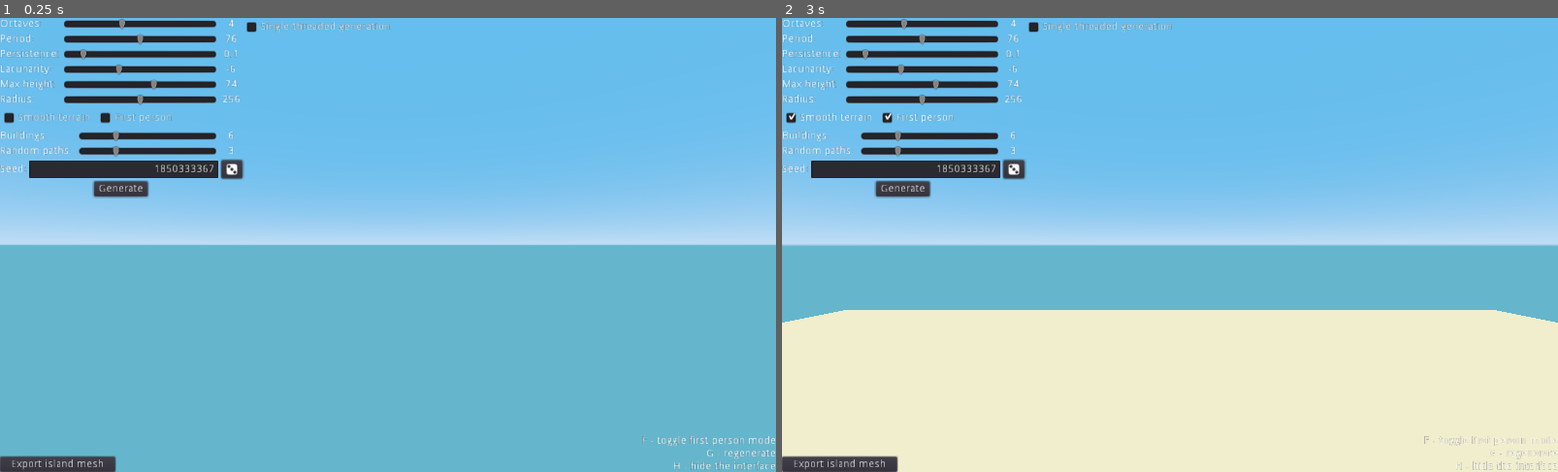
Above: before the commit, frames 1-2 (left to right).
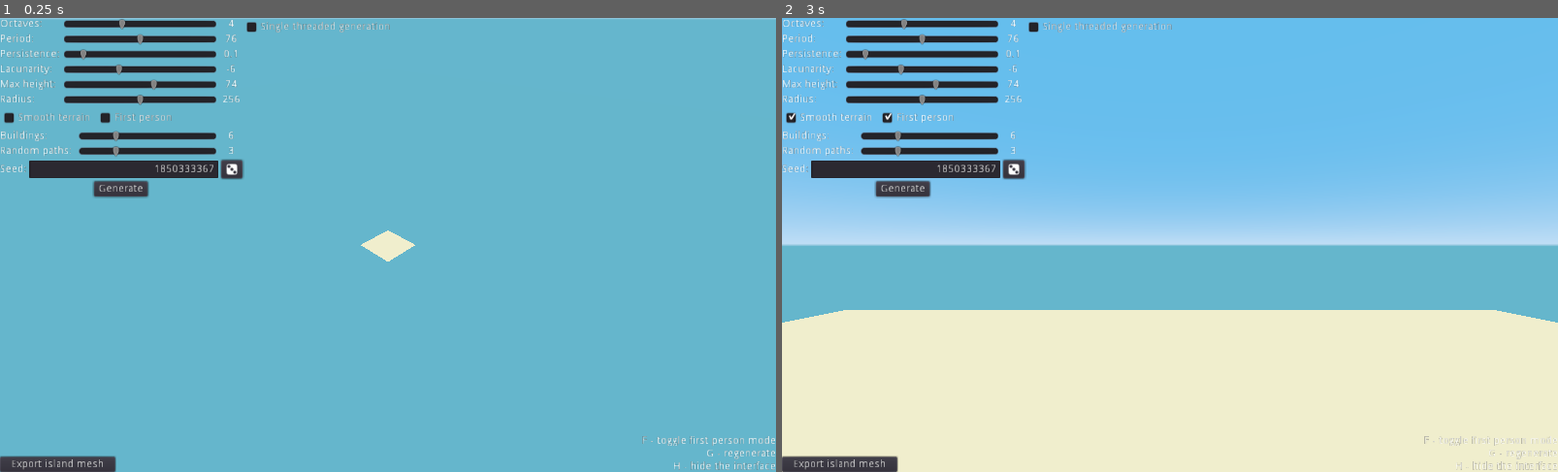
Above: after the commit, the same moments.

Repository: dewolen/PJ21-Island-generator
Game: Godot game, scene res://scenes/Main.tscn
The game is run twice, just before and just after one commit, with the same random seed, the same clock (stepped at 60 frames per second) and the same inputs.
Inputs:
- Up to frame 1 (0.25 s): no input
- Up to frame 2 (3 s): click "Single threaded generation" at 0.5 s; click "Single threaded generation" at 1.25 s; click "Smooth terrain" at 2 s; click "First person" at 2.75 s

The runs differ from the first frame. In frame 1, 46% of the frame differs, in the area x 0-100%, y 0-54%; in frame 2, nothing differs.

Commit message:
Implement slow island mesh export

Diff:
--- a/godot/scenes/IslandExporter.tscn
+++ b/godot/scenes/IslandExporter.tscn
@@ -8,10 +8,10 @@
 anchor_top = 0.5
 anchor_right = 0.5
 anchor_bottom = 0.5
-margin_left = -271.0
-margin_top = -162.0
-margin_right = 271.0
-margin_bottom = 162.0
+margin_left = -178.0
+margin_top = -84.0
+margin_right = 178.0
+margin_bottom = 84.0
 window_title = "Export island mesh"
 script = ExtResource( 1 )
 
@@ -23,20 +23,54 @@
 margin_right = -5.0
 margin_bottom = -5.0
 
-[node name="Label" type="Label" parent="VBC"]
-margin_top = 138.0
-margin_right = 532.0
-margin_bottom = 152.0
+[node name="InfoLabel" type="Label" parent="VBC"]
+margin_top = 51.0
+margin_right = 346.0
+margin_bottom = 82.0
 size_flags_vertical = 6
-text = "Not yet implemented"
+text = "Export the island as a mesh in the OBJ file format
+Choose the save directory"
 align = 1
+autowrap = true
+
+[node name="ExportProgressBar" type="ProgressBar" parent="VBC"]
+visible = false
+margin_top = 120.0
+margin_right = 346.0
+margin_bottom = 134.0
+max_value = 1.0
+
+[node name="OpenDirectoryButton" type="Button" parent="VBC"]
+visible = false
+margin_left = 96.0
+margin_top = 114.0
+margin_right = 249.0
+margin_bottom = 134.0
+size_flags_horizontal = 6
+size_flags_vertical = 8
+text = "Open export directory"
 
 [node name="ExportButton" type="Button" parent="VBC"]
-margin_left = 240.0
-margin_top = 294.0
-margin_right = 292.0
-margin_bottom = 314.0
+margin_left = 77.0
+margin_top = 138.0
+margin_right = 269.0
+margin_bottom = 158.0
 size_flags_horizontal = 6
 size_flags_vertical = 8
-disabled = true
-text = "Export"
+text = "Choose directory and export"
+
+[node name="FileDialog" type="FileDialog" parent="."]
+margin_left = 662.0
+margin_top = -3.0
+margin_right = 1121.0
+margin_bottom = 285.0
+window_title = "Choose the save directory"
+resizable = true
+mode_overrides_title = false
+mode = 2
+access = 2
+
+[connection signal="about_to_show" from="." to="." method="_on_IslandExporter_about_to_show"]
+[connection signal="pressed" from="VBC/OpenDirectoryButton" to="." method="_on_OpenDirectoryButton_pressed"]
+[connection signal="pressed" from="VBC/ExportButton" to="." method="_on_ExportButton_pressed"]
+[connection signal="dir_selected" from="FileDialog" to="." method="_on_FileDialog_dir_selected"]
--- a/godot/scenes/Main.tscn
+++ b/godot/scenes/Main.tscn
@@ -35,6 +35,7 @@
 }
 
 [node name="OrbitingCamera" parent="." instance=ExtResource( 1 )]
+transform = Transform( 0.707107, -0.40558, 0.579228, 0, 0.819152, 0.573576, -0.707107, -0.40558, 0.579228, 0, 0, 0 )
 camera_distance = 50.0
 
 [node name="Water" type="MeshInstance" parent="."]
--- a/godot/scripts/island_exporter.gd
+++ b/godot/scripts/island_exporter.gd
@@ -1 +1,308 @@
 extends WindowDialog
+
+
+var object_name := "Island"
+var mesh: Mesh = null
+
+var _objcont := "" #.obj content
+var _matcont := "" #.mat content
+var _default_message: String # default message in the InfoLabel
+var _export_directory: String
+
+onready var file_dialog := $FileDialog
+onready var info_label := $VBC/InfoLabel
+onready var open_directory_button := $VBC/OpenDirectoryButton
+onready var export_progress_bar := $VBC/ExportProgressBar
+
+
+func _ready() -> void:
+	_default_message = info_label.text
+	open_directory_button.hide()
+
+
+func _on_ExportButton_pressed() -> void:
+#	file_dialog.add_filter("*.obj; Wavefront File")
+	file_dialog.popup_centered()
+
+
+func _on_OpenDirectoryButton_pressed() -> void:
+	if not _export_directory:
+		return
+	OS.shell_open(_export_directory)
+
+
+func _on_FileDialog_dir_selected(path: String) -> void:
+	var time_dict := Time.get_datetime_dict_from_system()
+	var folder_name := "island_export_{day}{month}{year}_{hour}{minute}{second}" \
+		.format(time_dict)
+	var full_folder_path := path.plus_file(folder_name)
+
+	var meshes_container = get_tree().current_scene.get_node("TerrainMeshes")
+	if not meshes_container is Node:
+		return
+
+	if meshes_container.get_child_count() == 0 \
+	or meshes_container.get_child(0).name == "PlaceholderIsland":
+		display_message("Generate an island first")
+		return
+
+	display_message("Exporting mesh to:\n[{path}]\n\nPlease wait" \
+		.format({"path": full_folder_path}))
+	yield(get_tree().create_timer(0.1), "timeout")
+
+	get_aggregate_mesh(meshes_container.get_children(), true)
+	generate_file_contents()
+
+
+
+	var err := export_files_to(full_folder_path)
+	if err:
+		display_message("Export failiure, error code: {err}\nPath: [{path}]" \
+			.format({"path": full_folder_path, "err": err}))
+		return
+
+	display_message("Mesh exported to:\n[{path}]" \
+		.format({"path": full_folder_path}))
+	display_open_export_directory_button(full_folder_path)
+
+
+func get_aggregate_mesh(mi_array: Array, use_node_transform := true) -> Mesh:
+	# creates a new mesh by connecting all given MeshInstance meshes
+
+	var meshes := []
+	var transforms := []
+	var surface_count := 0 # max surface count
+	for mi in mi_array:
+		if not mi is MeshInstance:
+			continue
+		if mi.name.begins_with("Seabed"):
+			continue
+		meshes.append(mi.mesh)
+		transforms.append(mi.global_transform)
+		surface_count = max(mi.mesh.get_surface_count(), surface_count)
+
+	var st := SurfaceTool.new()
+
+	st.begin(Mesh.PRIMITIVE_TRIANGLES)
+	for im in meshes.size():
+		# get surfaces and mesh info
+#		for t in mesh.get_surface_count():
+		var surface: Array = meshes[im].surface_get_arrays(0)
+		var verts: PoolVector3Array = surface[ArrayMesh.ARRAY_VERTEX]
+		var normals                 = surface[ArrayMesh.ARRAY_NORMAL]
+#		var tangents                = surface[ArrayMesh.ARRAY_TANGENT]
+		var colors                  = surface[ArrayMesh.ARRAY_COLOR]
+		var UVs                     = surface[ArrayMesh.ARRAY_TEX_UV]
+#		var UV2s                    = surface[ArrayMesh.ARRAY_TEX_UV2]
+#		var bones                   = surface[ArrayMesh.ARRAY_BONES]
+#		var weights                 = surface[ArrayMesh.ARRAY_WEIGHTS]
+#		var indices                 = surface[ArrayMesh.ARRAY_INDEX]
+
+		for iv in verts.size():
+			if normals:
+				st.add_normal(normals[iv])
+			if colors:
+				st.add_color(colors[iv])
+			if UVs:
+				st.add_uv(UVs[iv])
+			if use_node_transform:
+				st.add_vertex(transforms[im].xform(verts[iv]))
+			else:
+				st.add_vertex(verts[iv])
+
+	st.index()
+	return st.commit()
+
+
+func generate_file_contents() -> void:
+	# Based on a script by: mohammedzero43 (Xtremezero)
+	# https://github.com/xtremezero/CSGExport-Godot
+	if not mesh:
+		print("No mesh to export!")
+		return
+
+	# variables
+	_objcont = "" # .obj content
+	_matcont = "" # .mat content
+	var vertcount := 0
+
+	# OBJ Headers
+	_objcont += "# exported from island-generator by dewolen\n"
+	_objcont += "# dewolen.itch.io/island-generator\n"
+	_objcont += "mtllib " + object_name + ".mtl\n"
+	_objcont += "o " + object_name + "\n"
+
+	# blank material
+	var blank_material := SpatialMaterial.new()
+	blank_material.resource_name = "BlankMaterial"
+
+	# get surfaces and mesh info
+	for t in mesh.get_surface_count():
+		var surface := mesh.surface_get_arrays(t)
+		var verts: PoolVector3Array = surface[ArrayMesh.ARRAY_VERTEX]
+		var normals                 = surface[ArrayMesh.ARRAY_NORMAL]
+#		var tangents                = surface[ArrayMesh.ARRAY_TANGENT]
+#		var colors                  = surface[ArrayMesh.ARRAY_COLOR]
+		var UVs                     = surface[ArrayMesh.ARRAY_TEX_UV]
+#		var UV2s                    = surface[ArrayMesh.ARRAY_TEX_UV2]
+#		var bones                   = surface[ArrayMesh.ARRAY_BONES]
+#		var weights                 = surface[ArrayMesh.ARRAY_WEIGHTS]
+		var indices                 = surface[ArrayMesh.ARRAY_INDEX]
+
+		var mat: SpatialMaterial = mesh.surface_get_material(t)
+		if mat == null:
+			mat = blank_material
+
+		# add verticies
+		for v in verts:
+			_objcont += str("v ", v.x, " ", v.y, " ", v.z, "\n")
+
+		# add UVs
+		if UVs:
+			for uv in UVs:
+				_objcont += str("vt ", uv.x, " ", uv.y, "\n")
+		elif normals:
+			# normal data defined but no UV data, add three dummy UV coordinates
+			_objcont += "vt 0 0\nvt 0 0\nvt 0 0\n"
+
+		# add normals
+		if normals:
+			for n in normals:
+				_objcont += str("vn ", n.x, " ", n.y, " ", n.z, "\n")
+
+		# add surface
+		_objcont += "g surface" + str(t) + "\n"
+
+		# add material
+		_objcont += "usemtl " + str(mat) + "\n"
+
+		# add faces
+		if indices: # indexed array
+			var vstart     := 0
+			var vert_index := vstart
+			var uv_index   := 0
+			var n_index    := 0
+			if normals: # normals and maybe UVs:
+				for face in indices.size() / 3:
+					vert_index = vstart
+					if UVs: uv_index = vstart # UV data defined
+					n_index  = vstart
+					_objcont += str( # vertex_index/texture_index/normal_index
+						"f ", indices[vert_index]     + 1, "/", indices[uv_index]     + 1, "/", indices[n_index]     + 1,
+						" ",  indices[vert_index + 1] + 1, "/", indices[uv_index + 1] + 1, "/", indices[n_index + 1] + 1,
+						" ",  indices[vert_index + 2] + 1, "/", indices[uv_index + 2] + 1, "/", indices[n_index + 2] + 1,
+						"\n")
+					vstart += 3
+			elif UVs: # UVs and no normals
+				for face in indices.size() / 3:
+					vert_index = vstart
+					uv_index = vstart
+					_objcont += str( # vertex_index/texture_index
+						"f ", indices[vert_index]     + 1, "/", indices[uv_index]     + 1,
+						" ",  indices[vert_index + 1] + 1, "/", indices[uv_index + 1] + 1,
+						" ",  indices[vert_index + 2] + 1, "/", indices[uv_index + 2] + 1,
+						"\n")
+					vstart += 3
+			else: # no UVs, no normals
+				for face in indices.size() / 3:
+					vert_index = vstart
+					_objcont += str( # vertex_index
+						"f ", indices[vert_index]     + 1,
+						" ",  indices[vert_index + 1] + 1,
+						" ",  indices[vert_index + 2] + 1,
+						"\n")
+					vstart += 3
+
+		else: # non-indexed array
+			var vstart     := 1 + vertcount
+			var vert_index := vstart
+			var uv_index   := 1
+			var n_index    := 1
+			if normals: # normals and maybe UVs:
+				for face in verts.size() / 3:
+					vert_index = vstart
+					if UVs: uv_index = vstart # UV data defined
+					n_index  = vstart
+					_objcont += str( # vertex_index/texture_index/normal_index
+						"f ", vert_index + 2, "/", uv_index + 2, "/", n_index + 2,
+						" ",  vert_index + 1, "/", uv_index + 1, "/", n_index + 1,
+						" ",  vert_index,     "/", uv_index,     "/", n_index,
+						"\n")
+					vstart += 3
+			elif UVs: # UVs and no normals
+				for face in verts.size() / 3:
+					vert_index = vstart
+					uv_index = vstart
+					_objcont += str( # vertex_index/texture_index
+						"f ", vert_index + 2, "/", uv_index + 2,
+						" ",  vert_index + 1, "/", uv_index + 1,
+						" ",  vert_index,     "/", uv_index,
+						"\n")
+					vstart += 3
+			else: # no UVs, no normals
+				for face in verts.size() / 3:
+					vert_index = vstart
+					_objcont += str( # vertex_index
+						"f ", vert_index + 2,
+						" ",  vert_index + 1,
+						" ",  vert_index,
+						"\n")
+					vstart += 3
+
+		# add number of vertices in this surface to total count
+		vertcount += verts.size()
+
+		# create materials for current surface
+		_matcont += str("newmtl " + str(mat), "\n")
+		_matcont += str("Kd ", mat.albedo_color.r, " ", mat.albedo_color.g, " ", mat.albedo_color.b, "\n")
+#		_matcont += str("Ke ", mat.emission.r, " ", mat.emission.g, " ", mat.emission.b, "\n")
+#		_matcont += str("Tf ", mat.transmission.r, " ", mat.transmission.g, " ", mat.transmission.b, "\n")
+#		_matcont += str("d ", mat.albedo_color.a, "\n")
+
+
+func export_files_to(path: String) -> int:
+	var dir := Directory.new()
+	if not dir.dir_exists(path):
+		var err := dir.make_dir_recursive(path)
+		if err:
+			return err
+
+	var file := File.new()
+	# write to obj file
+	var obj_file_path := path.plus_file(object_name) + ".obj"
+	var err := file.open(obj_file_path, File.WRITE)
+	if err:
+		print("Error trying to save obj file: ", obj_file_path, " error code: ", err)
+		return err
+	file.store_string(_objcont)
+	file.close()
+
+	# write to mtl file
+	var mtl_file_path := path.plus_file(object_name) + ".mtl"
+	err = file.open(mtl_file_path, File.WRITE)
+	if err:
+		print("Error trying to save mtl file: ", mtl_file_path, " error code: ", err)
+		return err
+	file.store_string(_matcont)
+	file.close()
+
+	return OK
+
+
+func display_message(msg := "") -> void:
+	if not msg:
+		info_label.text = _default_message
+		return
+	info_label.text = msg
+
+
+func display_open_export_directory_button(path := "") -> void:
+	if not path:
+		open_directory_button.hide()
+		return
+	_export_directory = path
+	open_directory_button.show()
+
+
+func _on_IslandExporter_about_to_show() -> void:
+	display_message() # reset the message to the default
--- a/godot/scripts/landmass_generator.gd
+++ b/godot/scripts/landmass_generator.gd
@@ -1,6 +1,9 @@
 extends Node
 # landmass generator
 
+
+const VERTEX_COLOR_MATERIAL := preload("res://materials/vertex_color_mat.tres")
+const SAND_MATERIAL := preload("res://materials/sand_mat.tres")
 
 var meshes_container: Spatial
 var biome_colors := preload("res://resources/biome_colors.tres")
@@ -114,8 +117,8 @@
 		# outside island seabed
 		var mi := MeshInstance.new()
 		mi.mesh = pm
-		mi.name = "Seabed"
-		mi.material_override = preload("res://materials/sand_mat.tres")
+		mi.name = "Seabed" + str(i)
+		mi.material_override = SAND_MATERIAL
 		mi.scale = Vector3.ONE * 0.25
 		mi.translation = Vector3(500, seabed_h, GenParams.radius + 499).rotated(
 				Vector3.UP, PI * i / 2.0) * 0.25
@@ -227,7 +230,7 @@
 	var mi := MeshInstance.new()
 	#mi.name = "Landmass"
 	mi.mesh = st.commit()
-	mi.material_override = preload("res://materials/vertex_color_mat.tres")
+	mi.material_override = VERTEX_COLOR_MATERIAL
 #	var sm := SpatialMaterial.new()
 #	sm.albedo_color = Color(randf(), randf(), randf())
 #	sm.vertex_color_use_as_albedo = true
